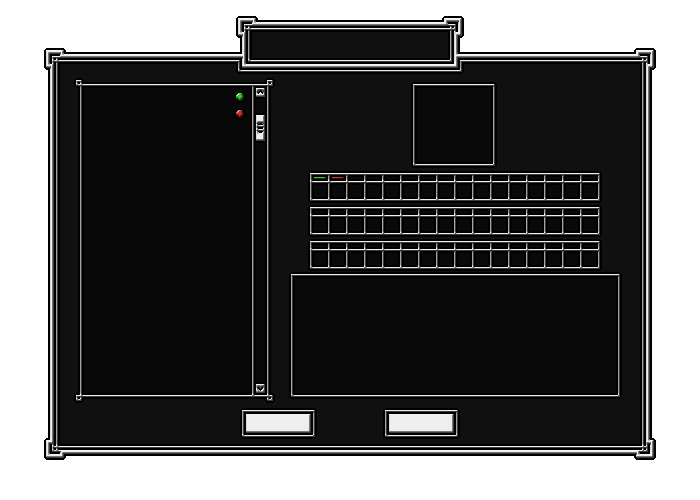
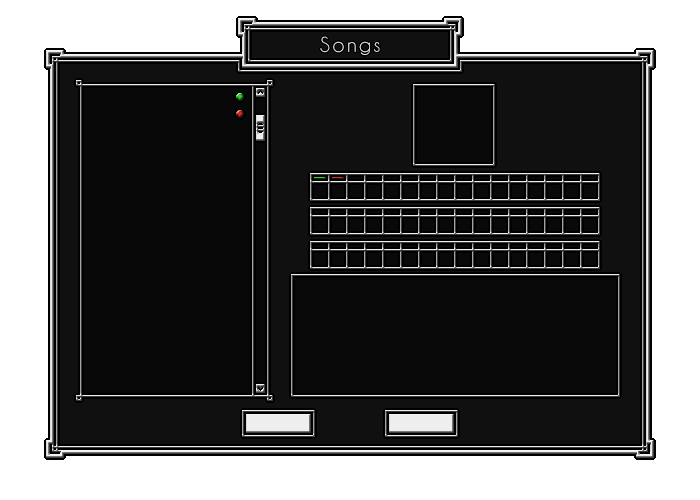
Revision of a layered 700px x 500px image; what changed, layer by layer:
added layer "Songs" above "Layout" over <box>320,36,380,55</box>
added group "Layout" with 15 layers over <box>319,35,381,57</box>
moved "Frame" into group "Layout" over <box>319,35,381,57</box>
